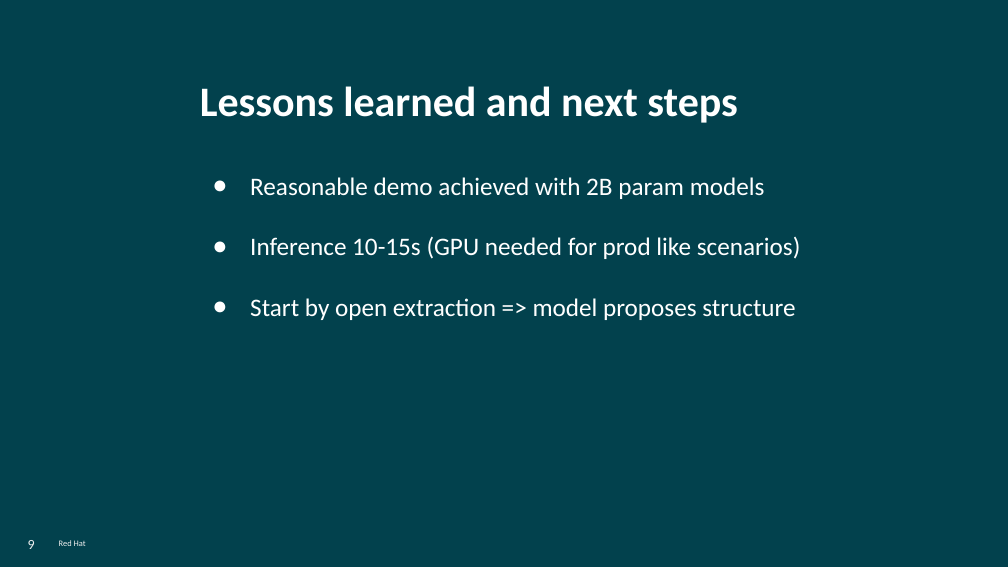
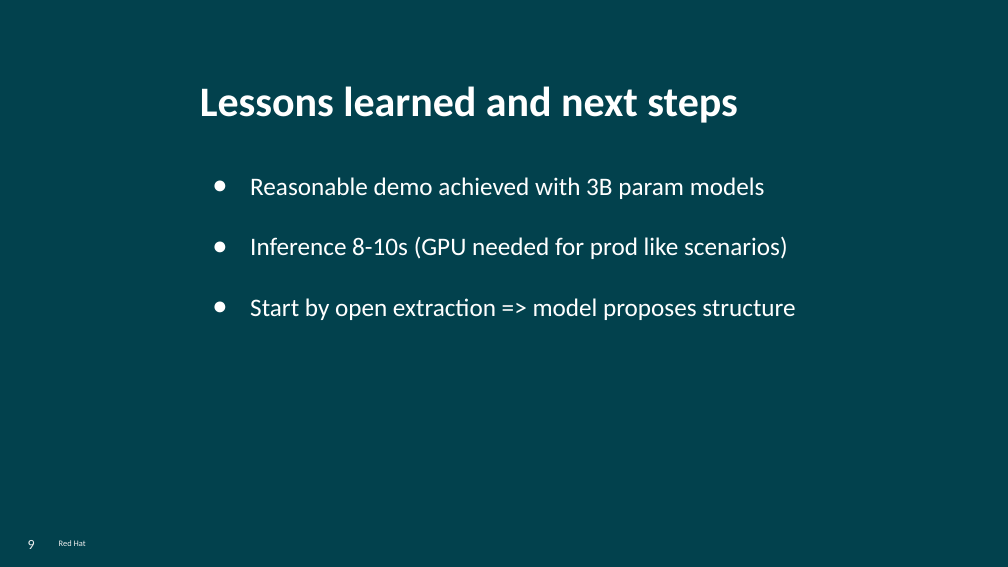
Before and after one commit to aldettinger/jcon-europe-2026, a slide deck: slide 9 of JCON Europe 2026.odp. Drawn at 1008x567 pixels with LibreOffice and Linux fonts; fonts in the diff are those of the drawing; background and template pictures are left out. Boxes give left, top, right and bottom in pixels: in the first picture for what was removed or moved away, otherwise in the second. Text is boxed around its words. In the diff, an @@ line names an element or a change of style, - is before the commit and + after.

```diff
--- a/JCON Europe 2026.odp
+++ b/JCON Europe 2026.odp
@@ text at bbox=[250, 177, 788, 259]: text changed @@
-● Reasonable demo achieved with 2B param models
-● Inference 10-15s (GPU needed for prod like scenarios)
+● Reasonable demo achieved with 3B param models
+● Inference 8-10s (GPU needed for prod like scenarios)
```
Also in this commit, not shown: 6 other slides changed, 1 other file.
